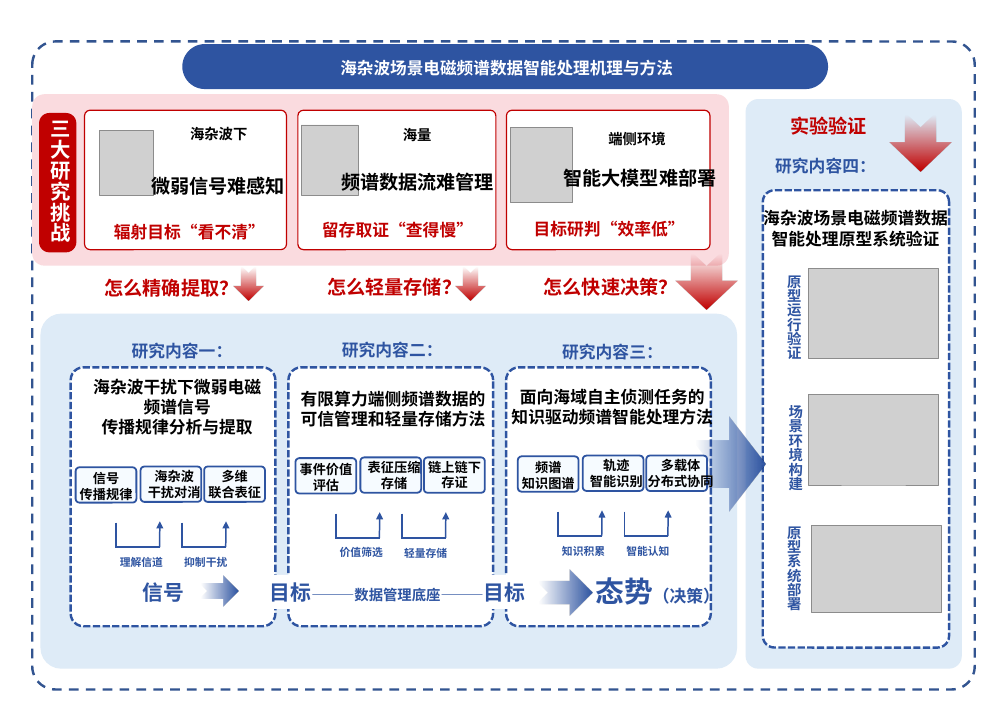
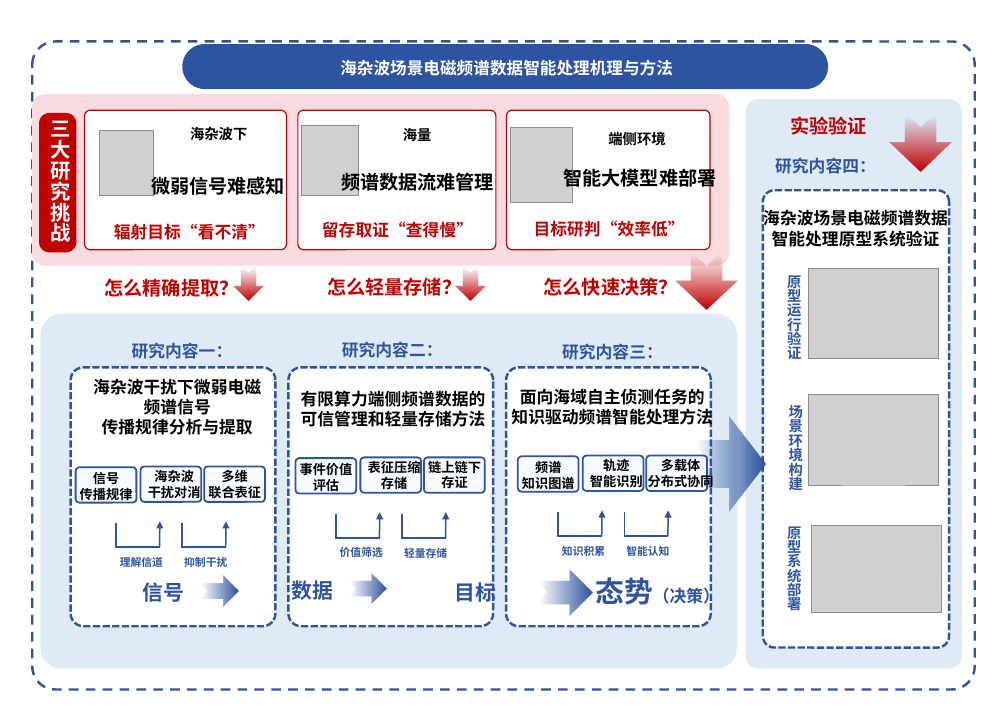
Before and after one commit to yeshu8zpf/NSFC_MCI, a slide deck: slide 1 of 军民融合/ppt/0B.pptx. Drawn at 1008x713 pixels with LibreOffice and Linux fonts; fonts in the diff are those of the drawing; grey boxes stand for pictures. Boxes give left, top, right and bottom in pixels: in the first picture for what was removed or moved away, otherwise in the second. Text is boxed around its words. In the diff, an @@ line names an element or a change of style, - is before the commit and + after.

```diff
--- a/军民融合/ppt/0B.pptx
+++ b/军民融合/ppt/0B.pptx
@@ text removed at box(270, 582, 526, 602) @@
-目标———数据管理底座———目标
@@ text added at box(292, 580, 334, 600), 17.4 pt, text #2E54A1, bold @@
+数据
@@ notched right arrow added at box(348, 573, 387, 604), fill gradient #2E54A1 @@
@@ text added at box(454, 579, 496, 605), 17.4 pt, text #2E54A1, bold @@
+目标
```
Also in this commit, not shown: 3 other files.
